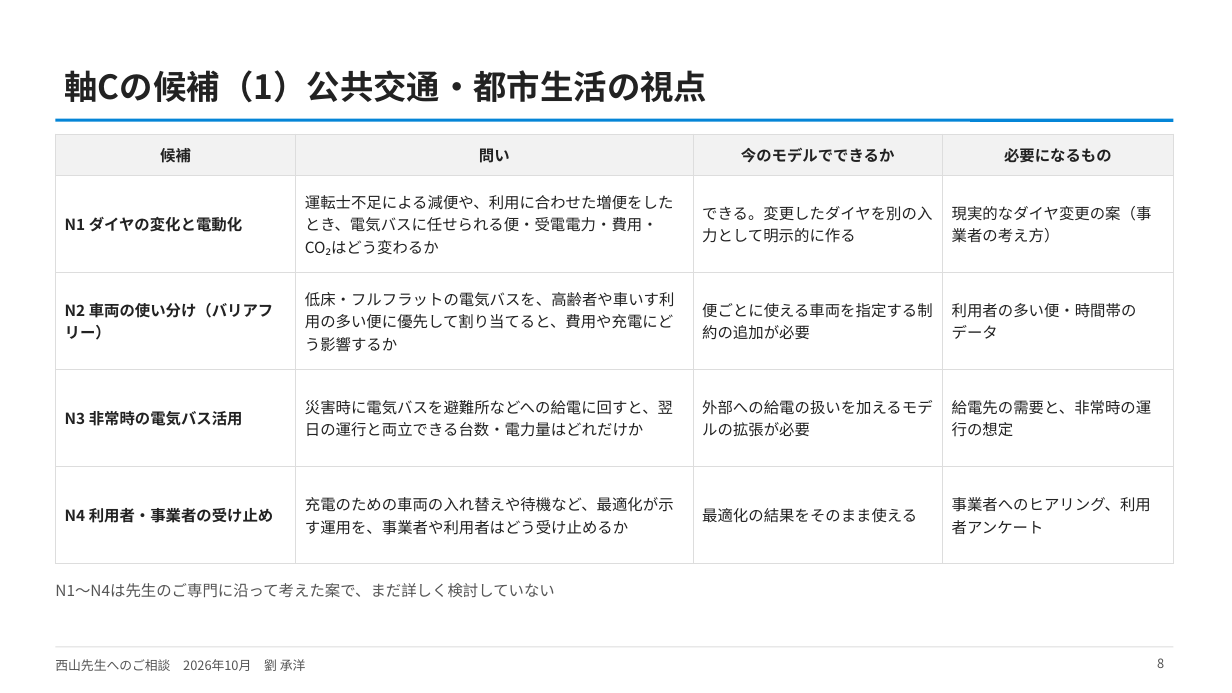
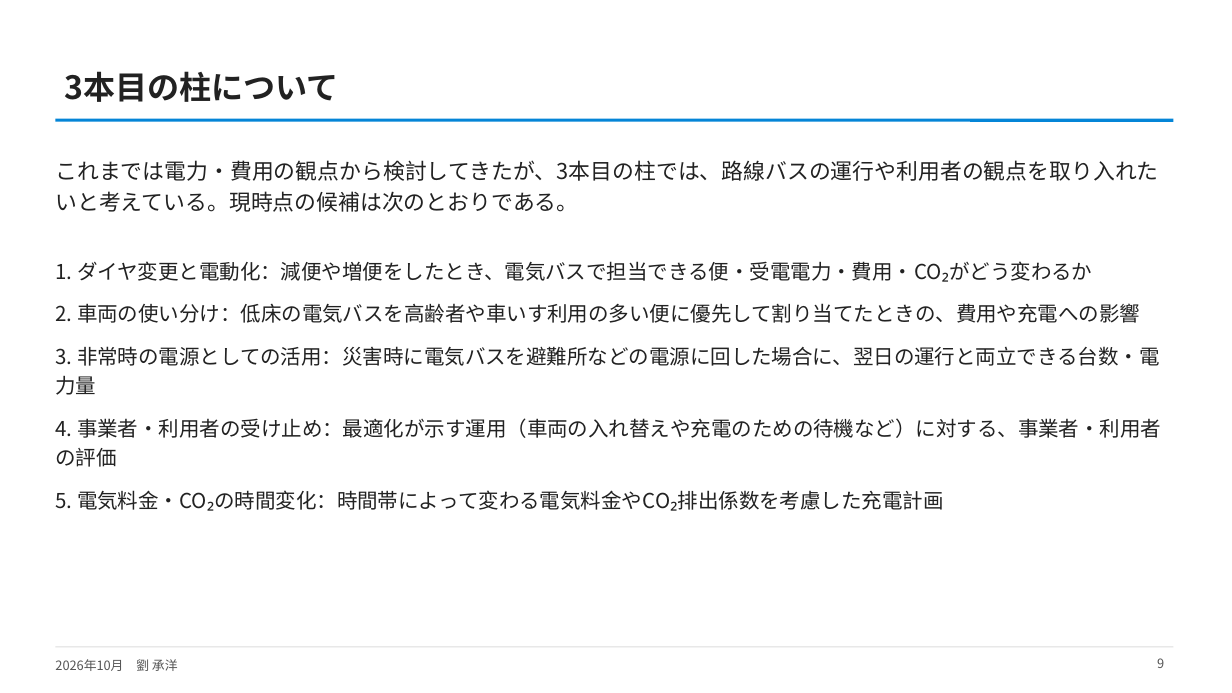
Before and after one commit to CYLIU2003/master-course, a slide deck: slide 9 of outcome/2026-10-21_nishiyama_consult/西山先生へのご相談_研究の現状と軸C.pptx (slide 8 before the commit). Drawn at 1232x693 pixels with LibreOffice and Linux fonts; fonts in the diff are those of the drawing. Boxes give left, top, right and bottom in pixels: in the first picture for what was removed or moved away, otherwise in the second. Text is boxed around its words. In the diff, an @@ line names an element or a change of style, - is before the commit and + after.

```diff
--- a/outcome/2026-10-21_nishiyama_consult/西山先生へのご相談_研究の現状と軸C.pptx
+++ b/outcome/2026-10-21_nishiyama_consult/西山先生へのご相談_研究の現状と軸C.pptx
@@ title at (65,71,339,102): text changed; size 26 to 25 pt @@
-軸Cの候補（1）公共交通・都市生活の視点
+3本目の柱について
@@ table removed at (55,134,1174,539), 5 rows, 4 columns @@
-候補 | 問い | 今のモデルでできるか | 必要になるもの
-N1 ダイヤの変化と電動化 | 運転士不足による減便や、利用に合わせた増便をしたとき、電気バスに任せられる便・受電電力・費用・CO₂はどう変わるか | できる。変更したダイヤを別の入力として明示的に作る | 現実的なダイヤ変更の案（事業者の考え方）
-N2 車両の使い分け（バリアフリー） | 低床・フルフラットの電気バスを、高齢者や車いす利用の多い便に優先して割り当てると、費用や充電にどう影響するか | 便ごとに使える車両を指定する制約の追加が必要 | 利用者の多い便・時間帯のデータ
-N3 非常時の電気バス活用 | 災害時に電気バスを避難所などへの給電に回すと、翌日の運行と両立できる台数・電力量はどれだけか | 外部への給電の扱いを加えるモデルの拡張が必要 | 給電先の需要と、非常時の運行の想定
-N4 利用者・事業者の受け止め | 充電のための車両の入れ替えや待機など、最適化が示す運用を、事業者や利用者はどう受け止めるか | 最適化の結果をそのまま使える | 事業者へのヒアリング、利用者アンケート
@@ text added at (55,160,1158,212), 17 pt, text #222222 @@
+これまでは電力・費用の観点から検討してきたが、3本目の柱では、路線バスの運行や利用者の観点を取り入れたいと考えている。現時点の候補は次のとおりである。
@@ text added at (55,261,1161,511), 16 pt, text #222222 @@
+1. ダイヤ変更と電動化：減便や増便をしたとき、電気バスで担当できる便・受電電力・費用・CO₂がどう変わるか
+2. 車両の使い分け：低床の電気バスを高齢者や車いす利用の多い便に優先して割り当てたときの、費用や充電への影響
+3. 非常時の電源としての活用：災害時に電気バスを避難所などの電源に回した場合に、翌日の運行と両立できる台数・電力量
+4. 事業者・利用者の受け止め：最適化が示す運用（車両の入れ替えや充電のための待機など）に対する、事業者・利用者の評価
+5. 電気料金・CO₂の時間変化：時間帯によって変わる電気料金やCO₂排出係数を考慮した充電計画
@@ text removed at (55,583,554,598) @@
-N1〜N4は先生のご専門に沿って考えた案で、まだ詳しく検討していない
@@ text at (55,659,178,671): text changed @@
-西山先生へのご相談 2026年10月 劉 承洋
+2026年10月 劉 承洋
```
Also in this commit, not shown: 5 other slides changed, 5 slides added, 4 slides removed, 2 other files.
